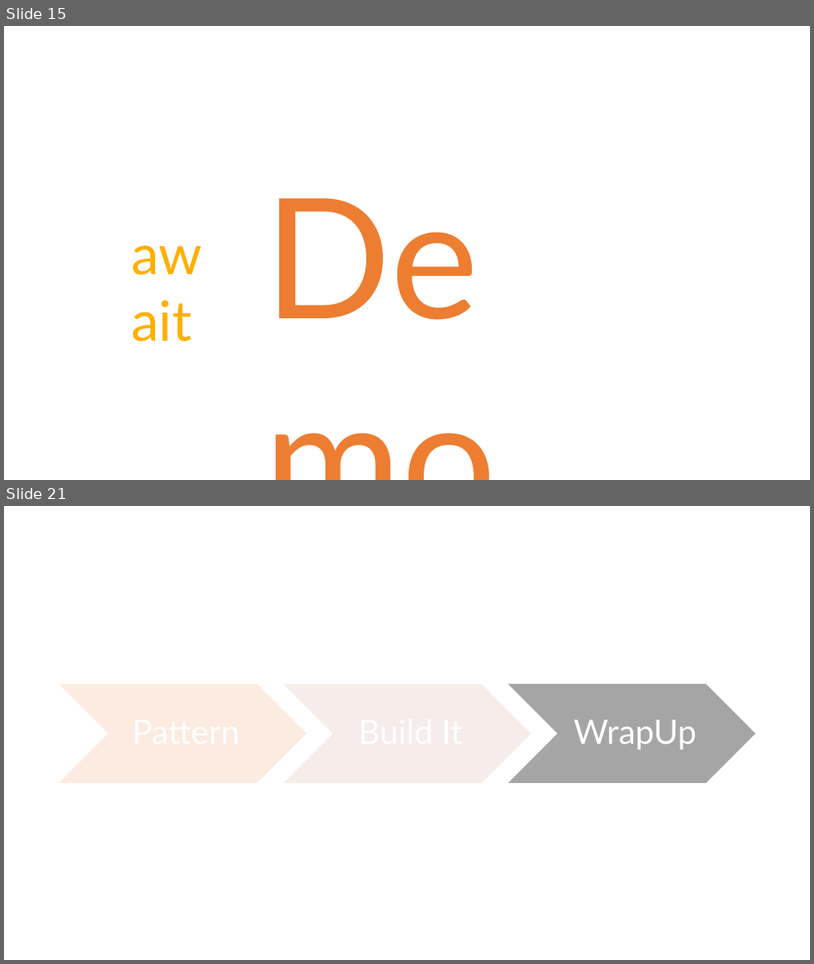
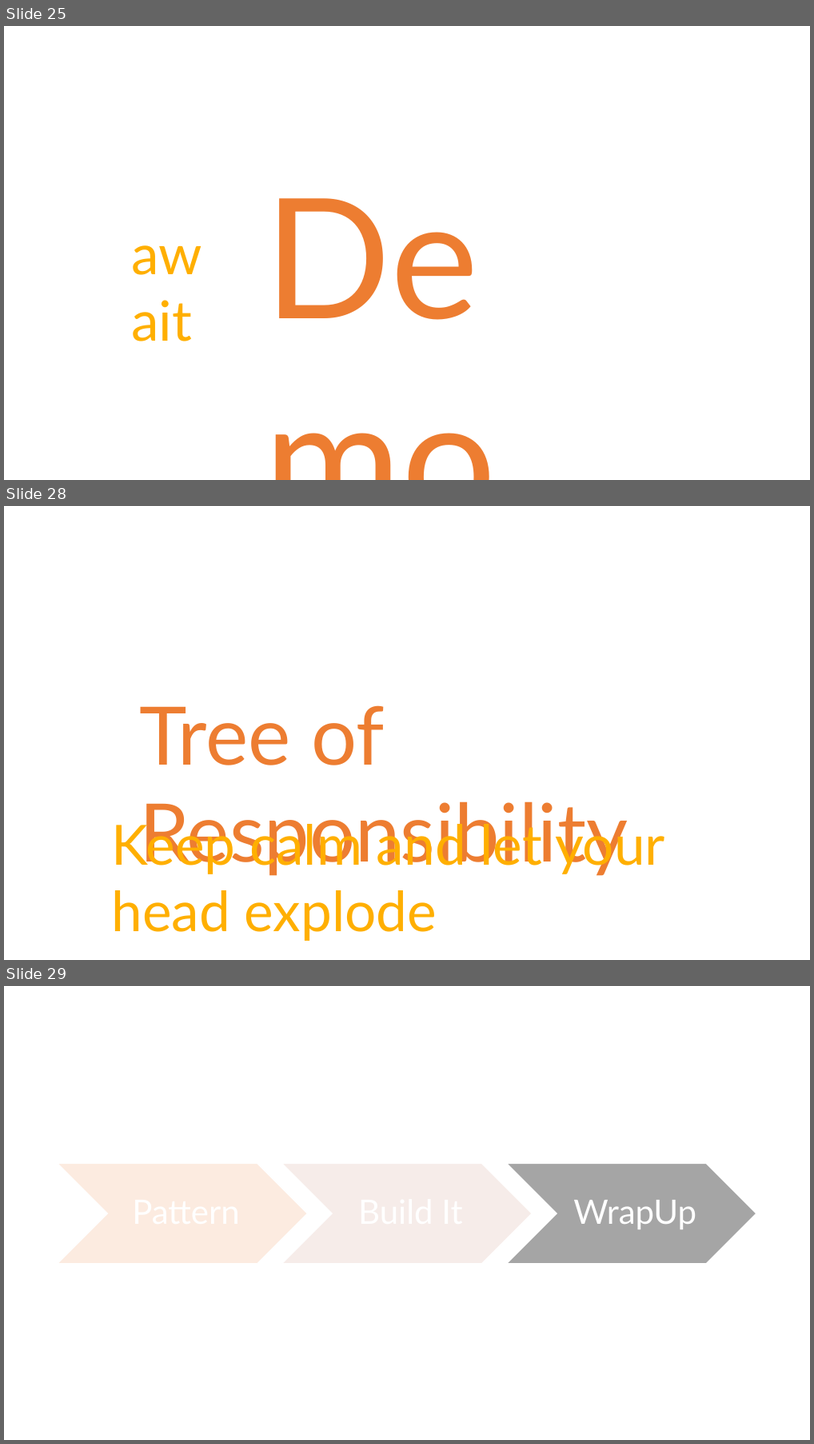
Before and after one commit to danielmarbach/async-dolls, a slide deck: presentation.pptx. Shown one above the other, each under a label of ours: slides 15 and 21 before the commit, slides 25, 28 and 29 after it; the slides between them are not shown. The pictures are 814x964 and 814x1444 pixels, drawn with LibreOffice and Linux fonts; fonts in the diff are those of the drawing. Boxes give left, top, right and bottom in pixels: in the first picture for what was removed or moved away, otherwise in the second. Text is boxed around its words. In the diff, an @@ line names an element or a change of style, - is before the commit and + after.

Commit message:
Slide updates

```diff
--- a/presentation.pptx
+++ b/presentation.pptx
@@ slide 28 added at (4, 506, 810, 960), background #FFFFFF @@
@@ text added at (139, 705, 628, 876), 96 pt, text #ED7D31 @@
+Tree of Responsibility
@@ text added at (112, 816, 666, 940), 66 pt, text #FFAF00 @@
+Keep calm and let your head explode
@@ what was slide 15 is now slide 25 @@
@@ what was slide 21 is now slide 29 @@
```
Also in this commit, not shown: 7 other slides added, 3 slides removed, 1 other file.
